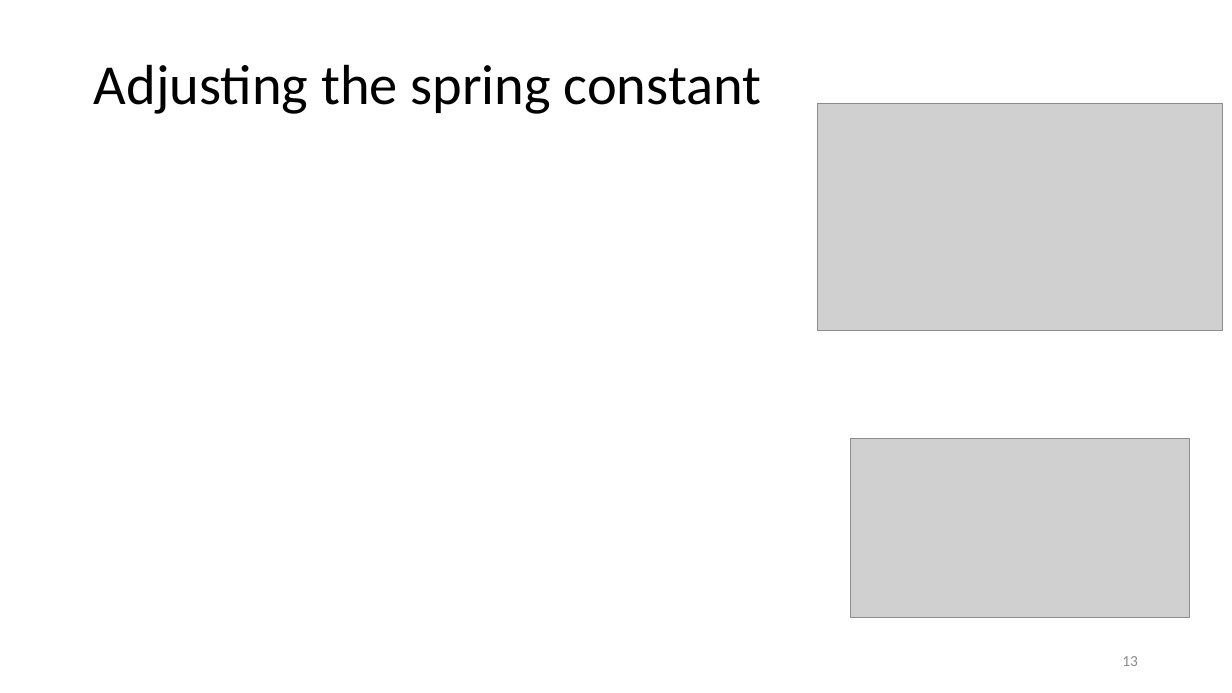
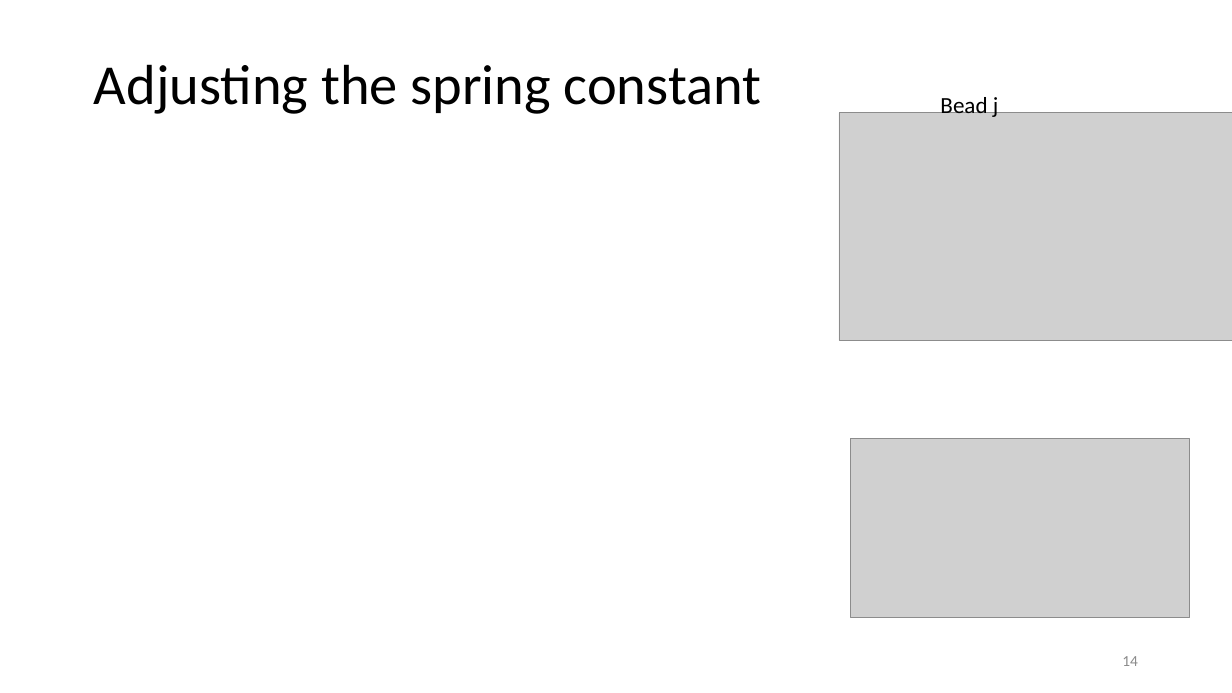
Before and after one commit to zhaENS/Project, a slide deck: slide 14 of Documents/lab Meetings/24-03-15/Polymer Reconstruction Using the HiC Experiments.pptx (slide 13 before the commit). Drawn at 1232x693 pixels with LibreOffice and Linux fonts; fonts in the diff are those of the drawing; grey boxes stand for pictures. Boxes give left, top, right and bottom in pixels: in the first picture for what was removed or moved away, otherwise in the second. Text is boxed around its words. In the diff, an @@ line names an element or a change of style, - is before the commit and + after.

```diff
--- a/Documents/lab Meetings/24-03-15/Polymer Reconstruction Using the HiC Experiments.pptx
+++ b/Documents/lab Meetings/24-03-15/Polymer Reconstruction Using the HiC Experiments.pptx
@@ picture: place and size @@
-picture at box(818, 104, 1223, 331)
+picture at box(839, 113, 1232, 340)
@@ text added at box(940, 94, 999, 117), 18 pt, text #000000 @@
+Bead j
@@ page number at box(1122, 656, 1138, 666): text changed @@
-13
+14
```
Also in this commit, not shown: 10 other slides changed, 2 slides added, 8 other files.
